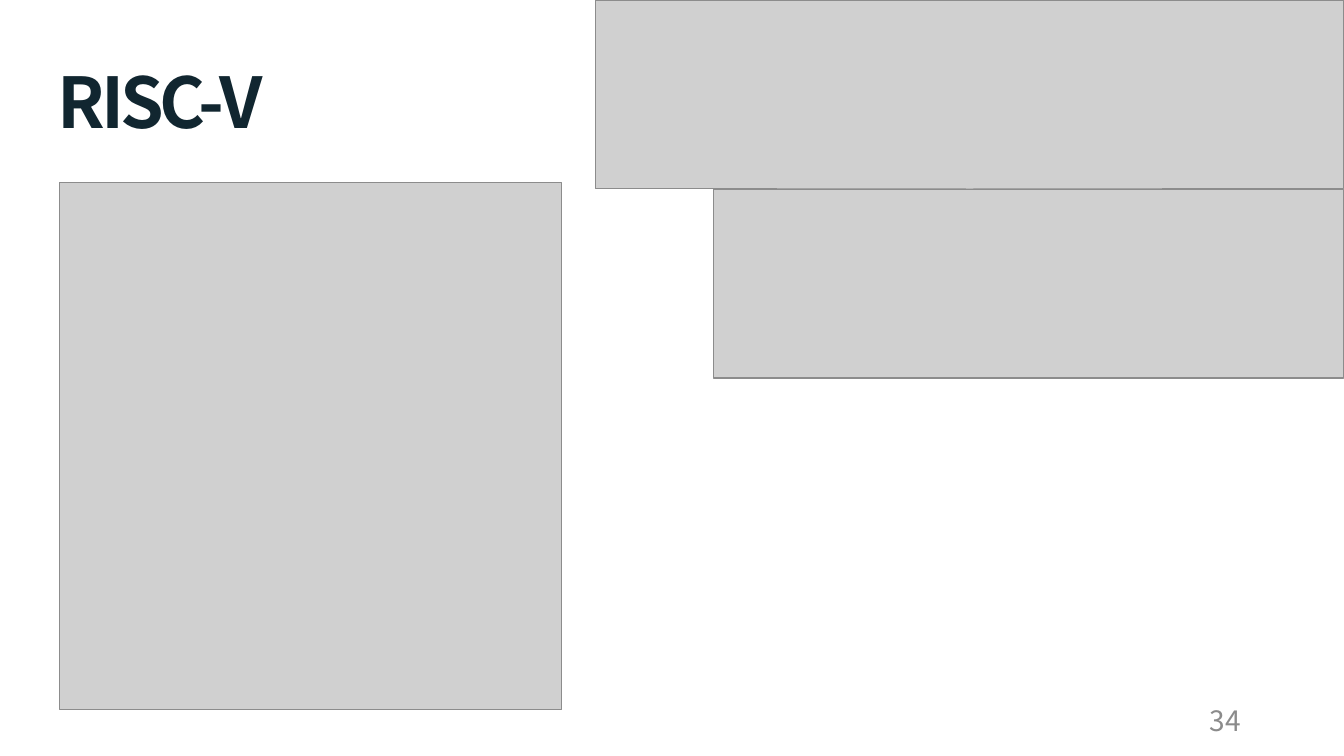
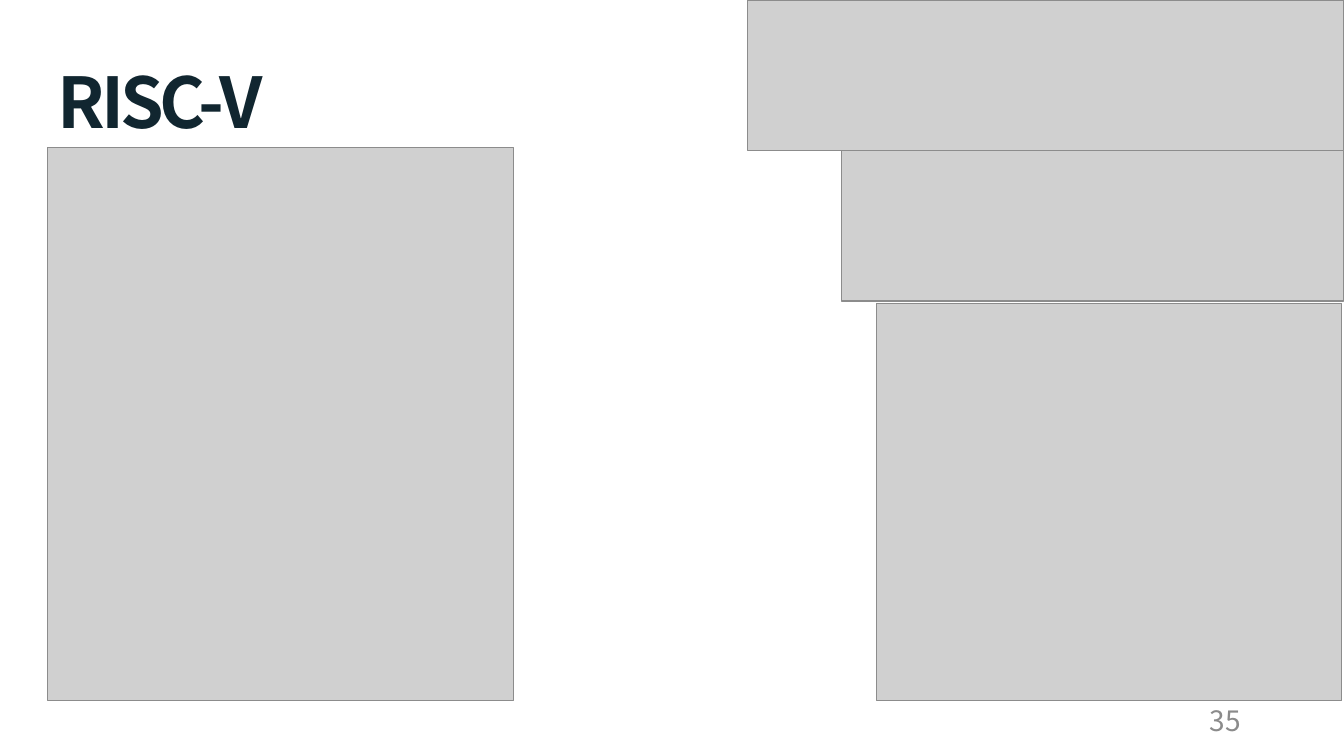
Before and after one commit to cong2738/my_RISC-V, a slide deck: slide 35 of Single Cycle RISC-V 발표_박호윤.pptx (slide 34 before the commit). Drawn at 1344x756 pixels with LibreOffice and Linux fonts; fonts in the diff are those of the drawing; grey boxes stand for pictures. Boxes give left, top, right and bottom in pixels: in the first picture for what was removed or moved away, otherwise in the second. Text is boxed around its words. In the diff, an @@ line names an element or a change of style, - is before the commit and + after.

```diff
--- a/Single Cycle RISC-V 발표_박호윤.pptx
+++ b/Single Cycle RISC-V 발표_박호윤.pptx
@@ picture: place and size @@
-picture at [596,0,1344,190]
+picture at [748,0,1344,150]
@@ picture: place and size @@
-picture at [59,182,562,710]
+picture at [47,147,513,701]
@@ picture: place and size @@
-picture at [714,190,1344,379]
+picture at [842,150,1344,300]
@@ picture added at [877,303,1343,701] @@
@@ page number at [1210,710,1241,731]: text changed @@
-34
+35
```
Also in this commit, not shown: 13 other slides changed, 1 slide added, 7 other files.
